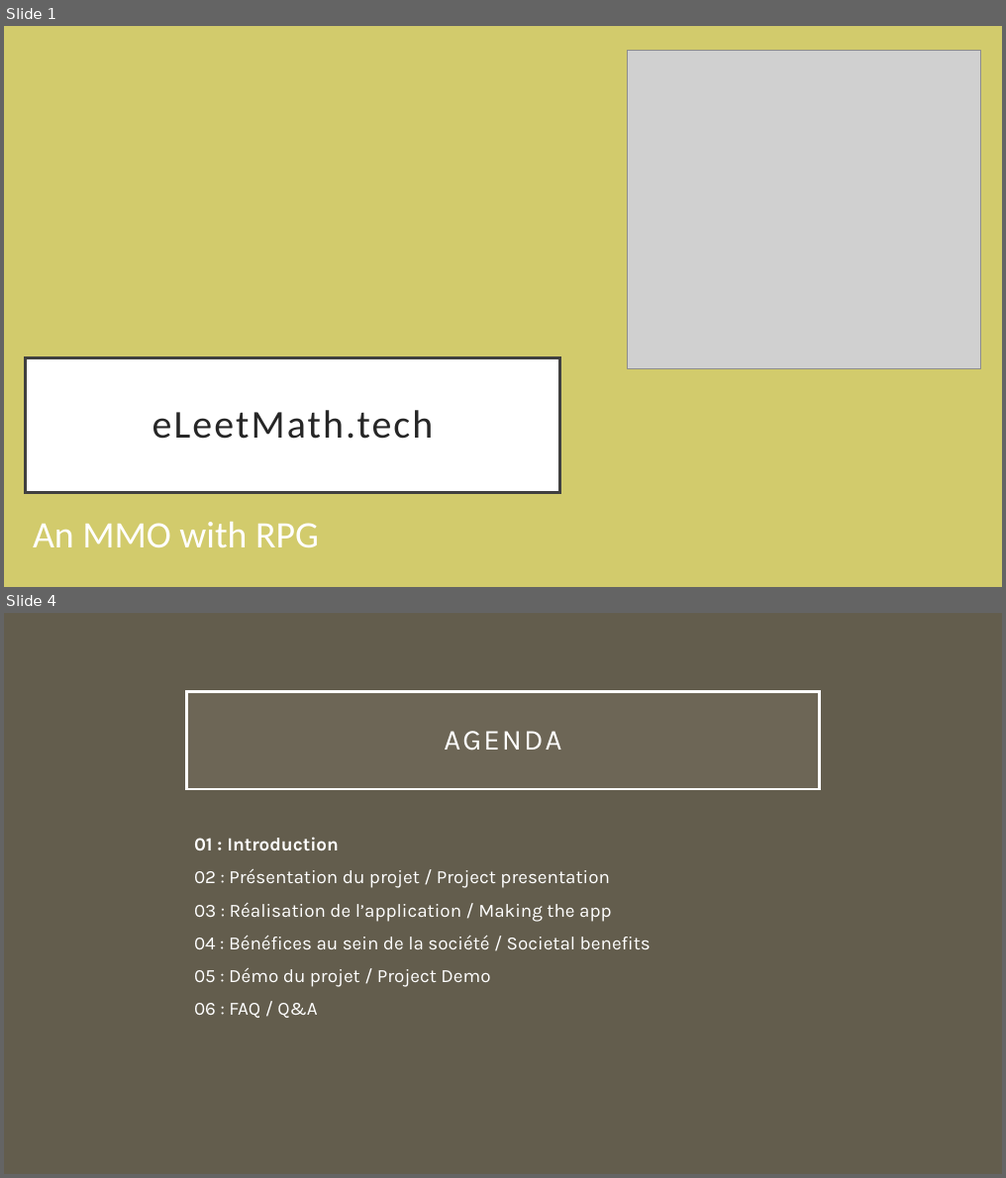
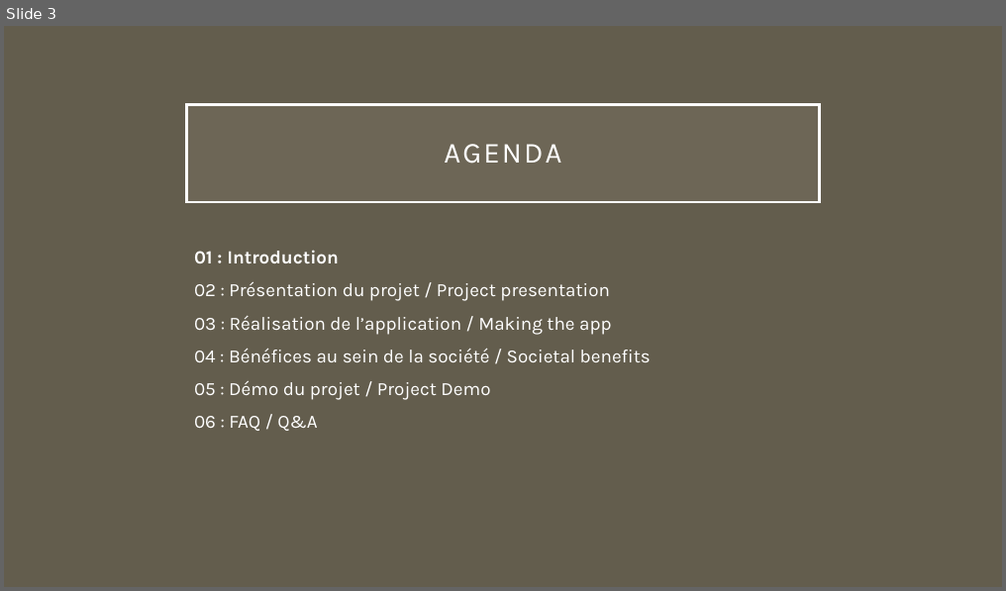
Before and after one commit to JSMarrocco/MMORPG_PolyHacks2023, a slide deck: Presentation/MMO RPG.pptx. Shown one above the other, each under a label of ours: slides 1 and 4 before the commit, slide 3 after it; the slides between them are not shown. The pictures are 1006x1178 and 1006x591 pixels, drawn with LibreOffice and Linux fonts; fonts in the diff are those of the drawing; grey boxes stand for pictures. Boxes give left, top, right and bottom in pixels: in the first picture for what was removed or moved away, otherwise in the second. Text is boxed around its words. In the diff, an @@ line names an element or a change of style, - is before the commit and + after.

```diff
--- a/Presentation/MMO RPG.pptx
+++ b/Presentation/MMO RPG.pptx
@@ slide 1 removed at [4, 26, 1002, 587], background #D2CB6C @@
@@ picture removed at [628, 51, 981, 369] @@
@@ title removed at [26, 359, 560, 493] @@
-eLeetMath.tech
@@ text removed at [33, 522, 319, 548] @@
-An MMO with RPG
@@ what was slide 4 is now slide 3 @@
```
Also in this commit, not shown: 3 slides changed, 3 slides added, 1 other slide removed.
